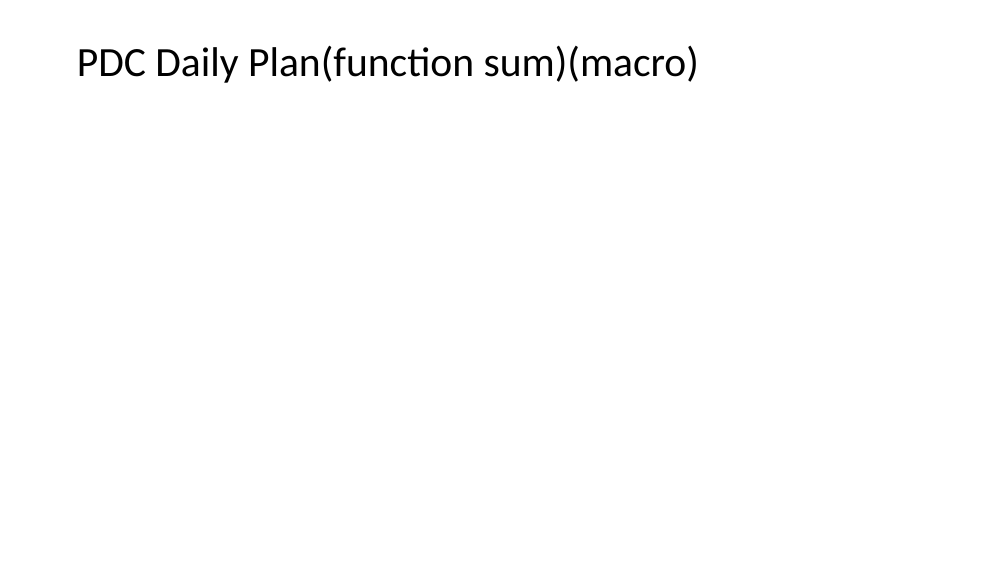
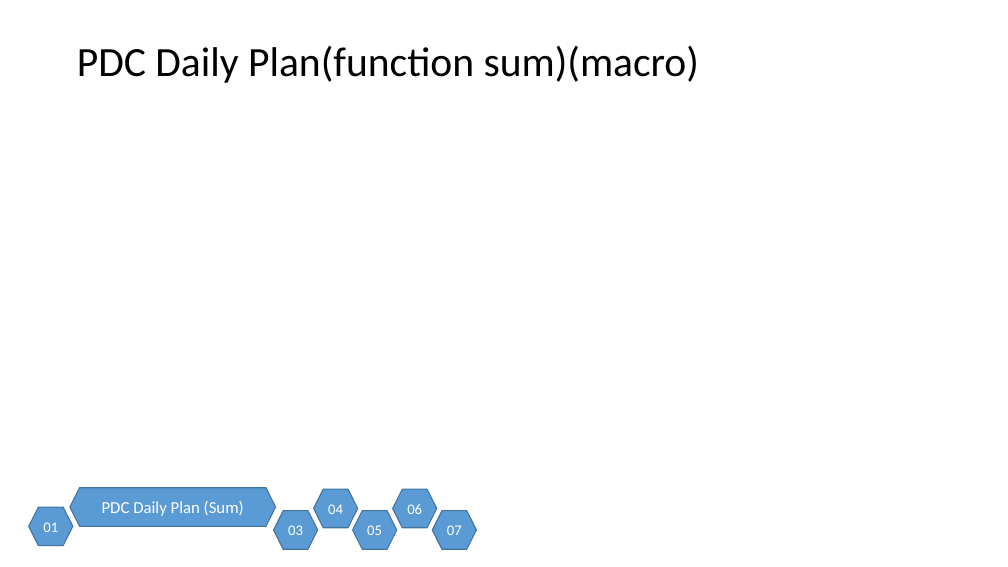
Before and after one commit to Natirut/accountApp, a slide deck: slide 4 of Presentation1.pptx. Drawn at 1008x567 pixels with LibreOffice and Linux fonts; fonts in the diff are those of the drawing. Boxes give left, top, right and bottom in pixels: in the first picture for what was removed or moved away, otherwise in the second. Text is boxed around its words. In the diff, an @@ line names an element or a change of style, - is before the commit and + after.

```diff
--- a/Presentation1.pptx
+++ b/Presentation1.pptx
@@ hexagon added at box(29, 507, 73, 546), fill #5B9BD5, outline #43739E 1 pt, 14 pt, text #FFFFFF @@
+01
@@ hexagon added at box(70, 488, 275, 526), fill #5B9BD5, outline #43739E 1 pt, 16 pt, text #FFFFFF @@
+PDC Daily Plan (Sum)
@@ hexagon added at box(314, 489, 358, 528), fill #5B9BD5, outline #43739E 1 pt, 14 pt, text #FFFFFF @@
+04
@@ hexagon added at box(392, 489, 436, 528), fill #5B9BD5, outline #43739E 1 pt, 14 pt, text #FFFFFF @@
+06
@@ hexagon added at box(274, 511, 318, 550), fill #5B9BD5, outline #43739E 1 pt, 14 pt, text #FFFFFF @@
+03
@@ hexagon added at box(352, 511, 396, 550), fill #5B9BD5, outline #43739E 1 pt, 14 pt, text #FFFFFF @@
+05
@@ hexagon added at box(433, 511, 476, 550), fill #5B9BD5, outline #43739E 1 pt, 14 pt, text #FFFFFF @@
+07
```
Also in this commit, not shown: 6 other slides changed, 1 slide added, 1 slide removed, 1 other file.
